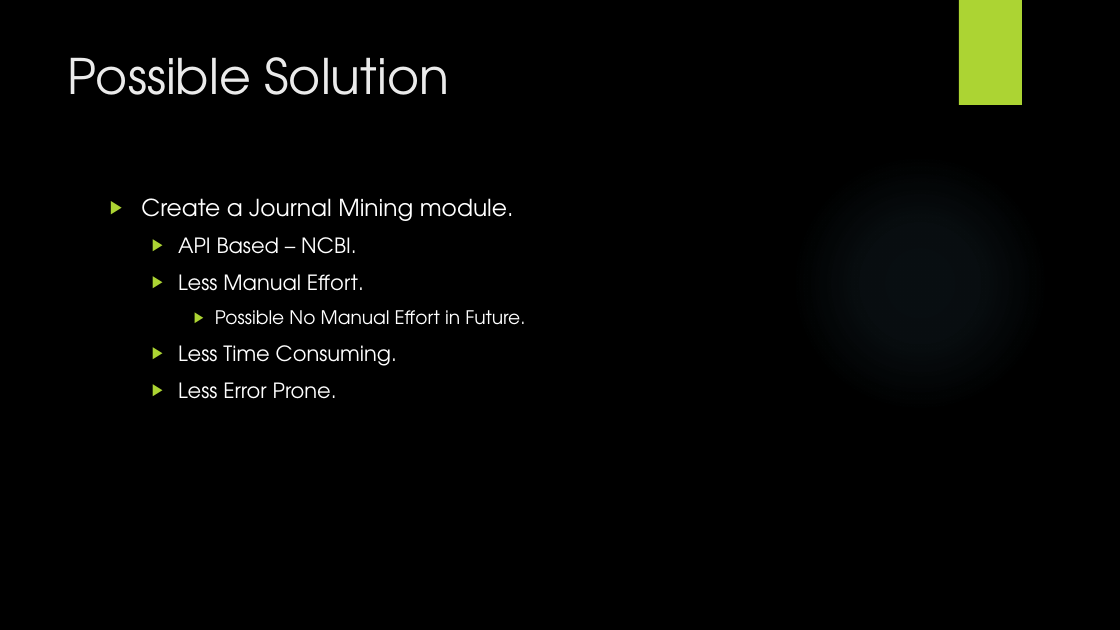
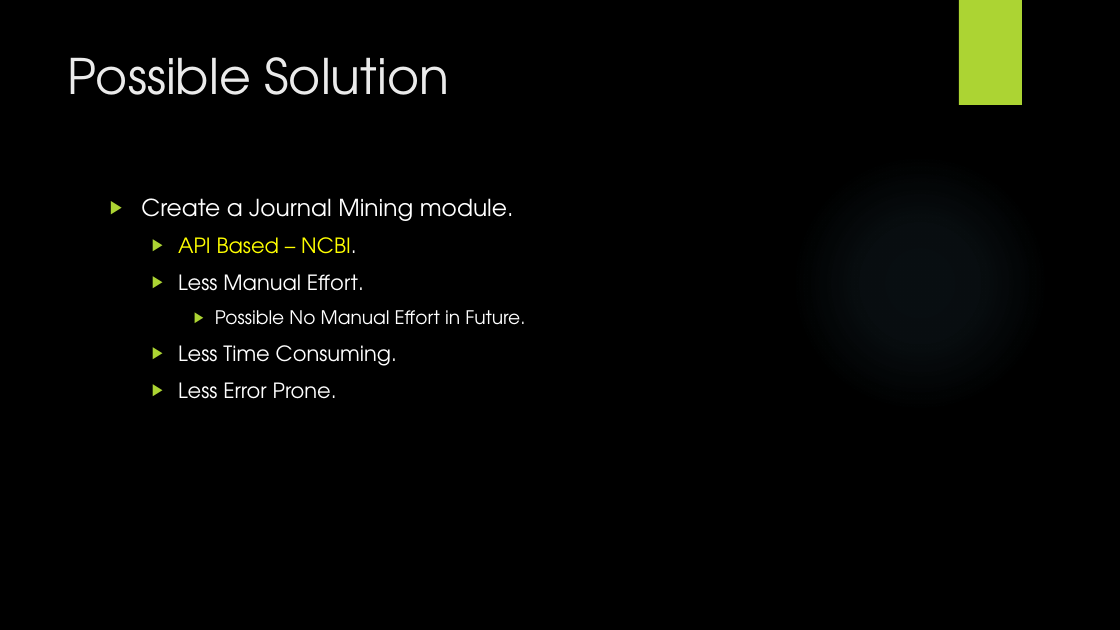
Before and after one commit to ravishbhupesh/labe, a slide deck: slide 4 of presentation/Solution_Labettor.pptx (slide 3 before the commit). Drawn at 1120x630 pixels with LibreOffice and Linux fonts; fonts in the diff are those of the drawing; background and template pictures are left out. Boxes give left, top, right and bottom in pixels: in the first picture for what was removed or moved away, otherwise in the second. Text is boxed around its words. In the diff, an @@ line names an element or a change of style, - is before the commit and + after.

```diff
--- a/presentation/Solution_Labettor.pptx
+++ b/presentation/Solution_Labettor.pptx
@@ text at [178, 237, 357, 254]: text colour #FFFFFF to #FFFF00 in "API Based – NCBI." @@
```
Also in this commit, not shown: 1 other slide changed, 1 slide added.
